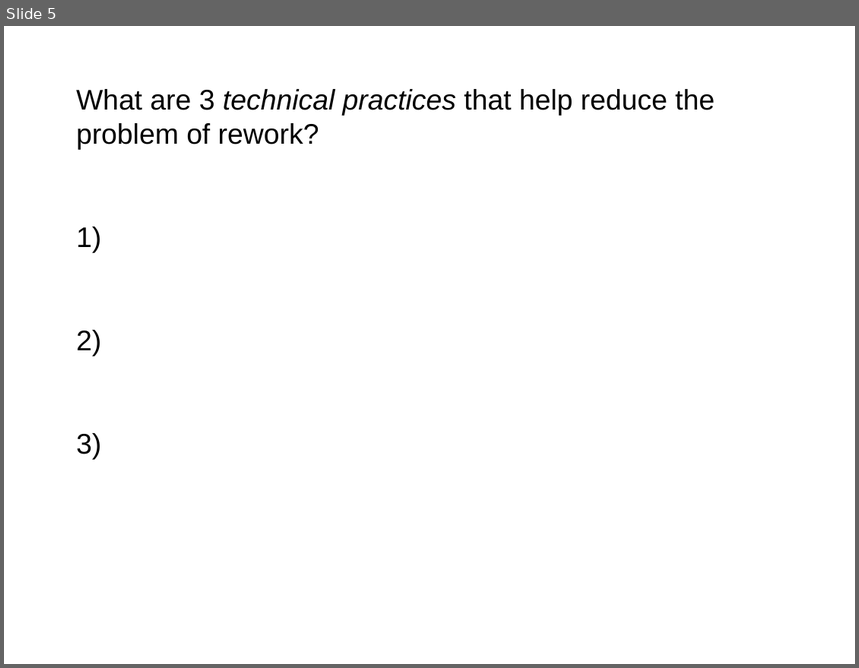
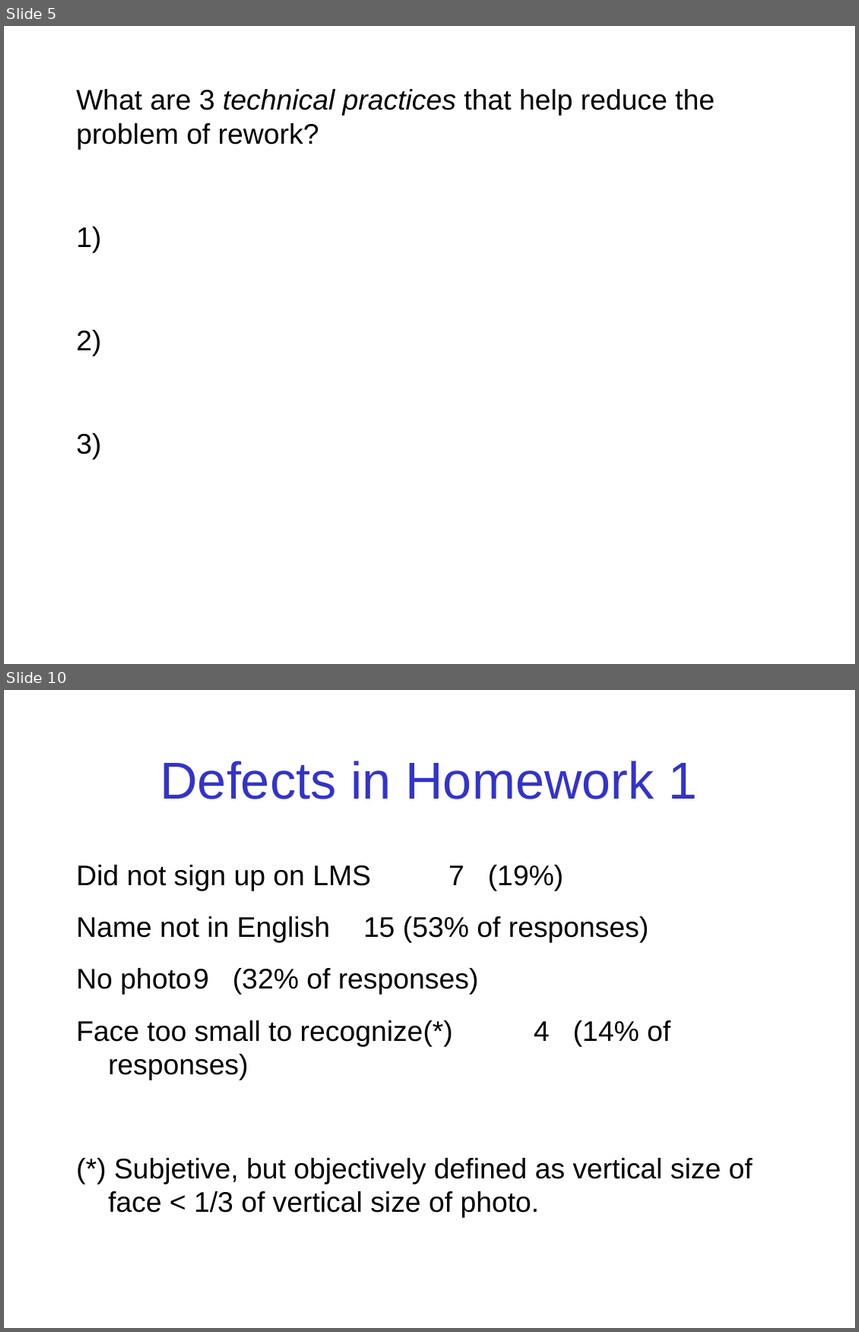
Before and after one commit to jbrucker/SoftwareProcess, a slide deck: week2/1-Review-Questions.ppt. Shown one above the other, each under a label of ours: slide 5 before the commit, slides 5 and 10 after it; the slides between them are not shown. The pictures are 859x668 and 859x1332 pixels, drawn with LibreOffice and Linux fonts; fonts in the diff are those of the drawing. Boxes give left, top, right and bottom in pixels: in the first picture for what was removed or moved away, otherwise in the second. Text is boxed around its words. In the diff, an @@ line names an element or a change of style, - is before the commit and + after.

```diff
--- a/week2/1-Review-Questions.ppt
+++ b/week2/1-Review-Questions.ppt
@@ slide 10 added at (x1=4, y1=690, x2=855, y2=1328), background #FFFFFF @@
@@ title added at (x1=161, y1=761, x2=698, y2=799), 44 pt, text #3333CC @@
+Defects in Homework 1
@@ text added at (x1=76, y1=865, x2=753, y2=1218), 24 pt, text #000000 @@
+Did not sign up on LMS 7 (19%)
+Name not in English 15 (53% of responses)
+No photo 9 (32% of responses)
+Face too small to recognize(*) 4 (14% of responses)
+(*) Subjetive, but objectively defined as vertical size of face < 1/3 of vertical size of photo.
```
Also in this commit, not shown: 1 slide changed, 4 other slides added, 8 slides removed, 3 other files.
